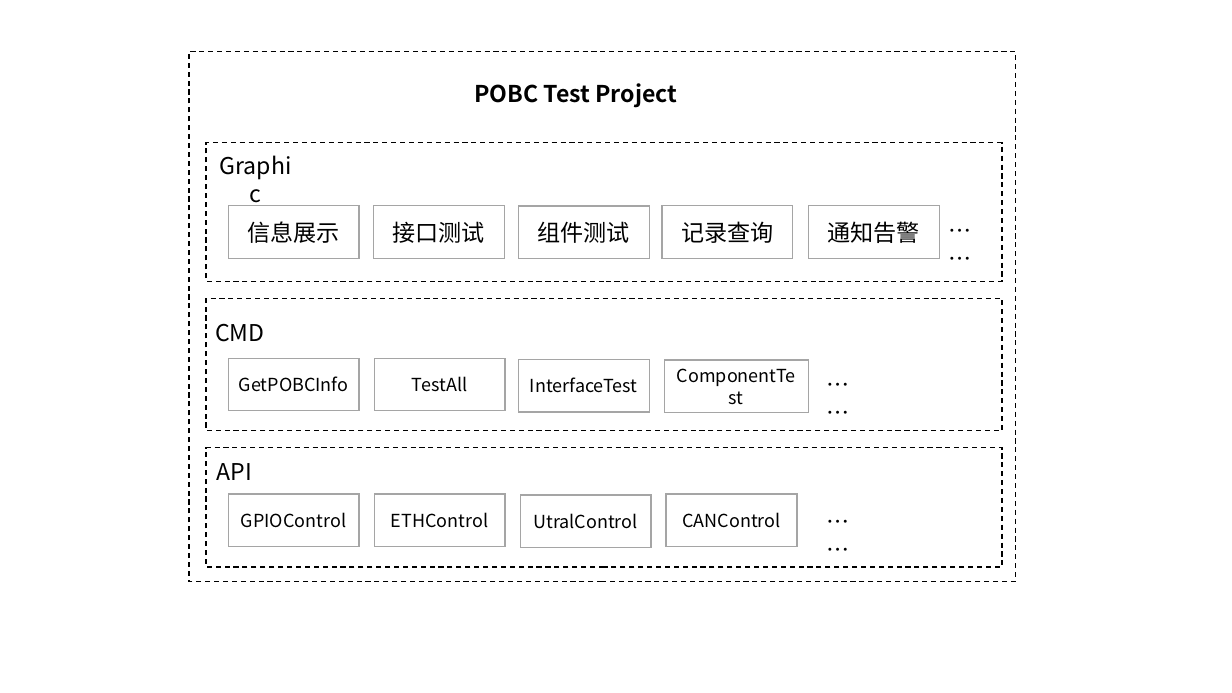
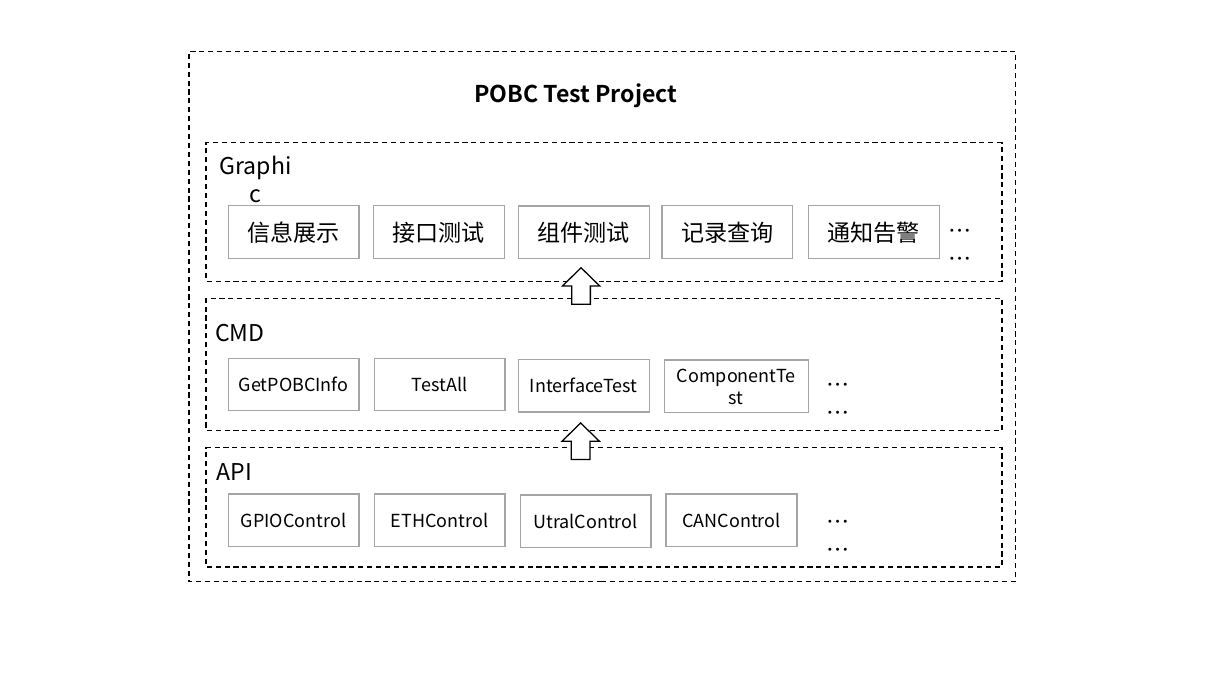
Before and after one commit to kk47/POBC_automated_test, a slide deck: slide 1 of docs/pobc-autotest.pptm. Drawn at 1232x693 pixels with LibreOffice and Linux fonts; fonts in the diff are those of the drawing. Boxes give left, top, right and bottom in pixels: in the first picture for what was removed or moved away, otherwise in the second. Text is boxed around its words. In the diff, an @@ line names an element or a change of style, - is before the commit and + after.

```diff
--- a/docs/pobc-autotest.pptm
+++ b/docs/pobc-autotest.pptm
@@ up arrow added at bbox=[563, 268, 600, 304], fill #FFFFFF, outline #000000 1 pt @@
@@ up arrow added at bbox=[562, 423, 599, 459], fill #FFFFFF, outline #000000 1 pt @@
```
Also in this commit, not shown: 2 other files.
